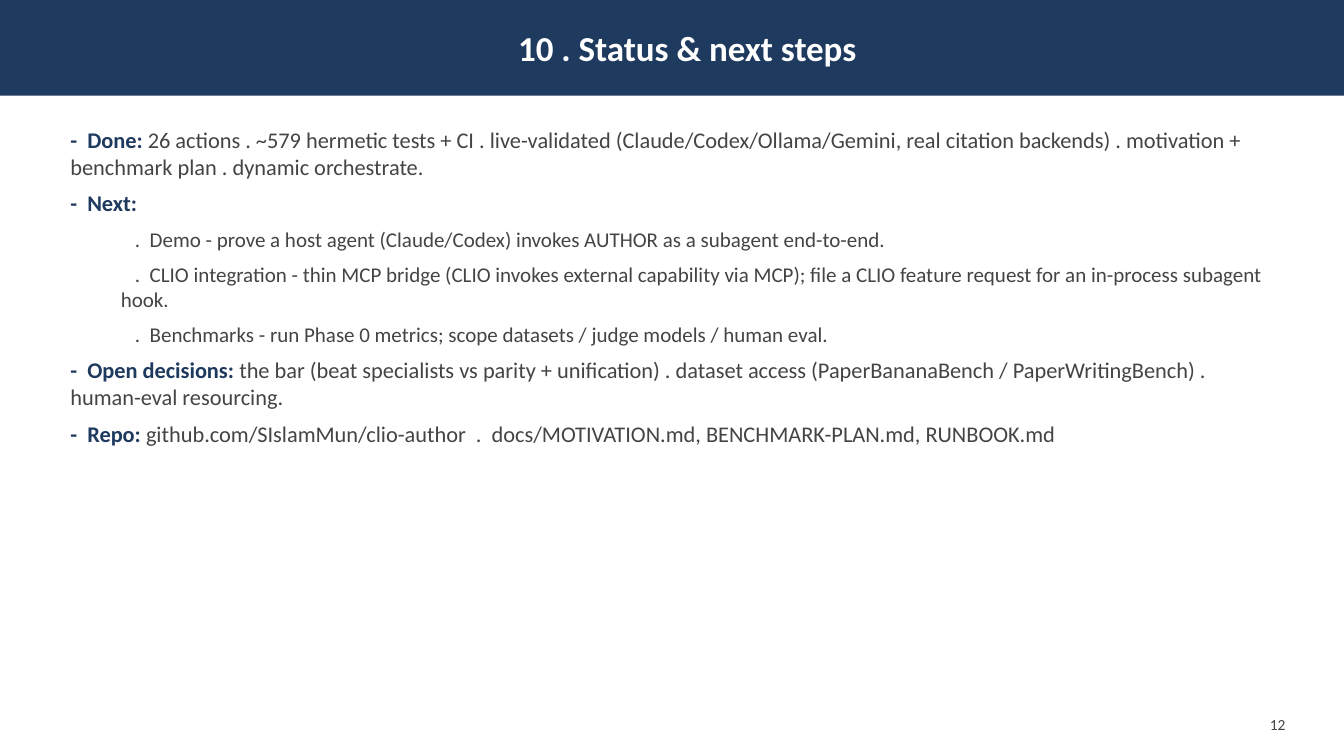
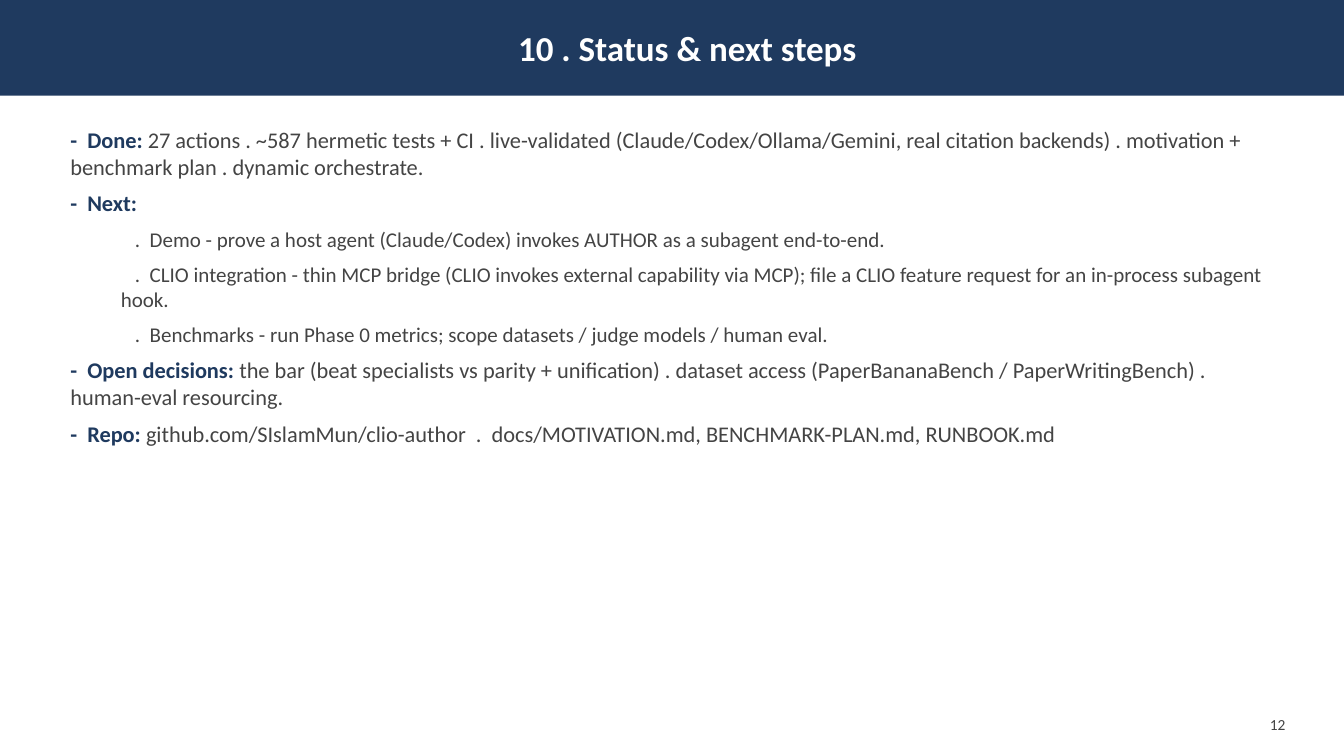
Before and after one commit to iowarp/clio-author, a slide deck: slide 13 of docs/AUTHOR.pptx. Drawn at 1344x756 pixels with LibreOffice and Linux fonts; fonts in the diff are those of the drawing. Boxes give left, top, right and bottom in pixels: in the first picture for what was removed or moved away, otherwise in the second. Text is boxed around its words. In the diff, an @@ line names an element or a change of style, - is before the commit and + after.

```diff
--- a/docs/AUTHOR.pptx
+++ b/docs/AUTHOR.pptx
@@ text at <box>70,132,1224,179</box>: text changed @@
-- Done: 26 actions . ~579 hermetic tests + CI . live-validated (Claude/Codex/Ollama/Gemini, real citation backends) . motivation + benchmark plan . dynamic orchestrate.
+- Done: 27 actions . ~587 hermetic tests + CI . live-validated (Claude/Codex/Ollama/Gemini, real citation backends) . motivation + benchmark plan . dynamic orchestrate.
```
Also in this commit, not shown: 3 other slides changed, 17 other files.
